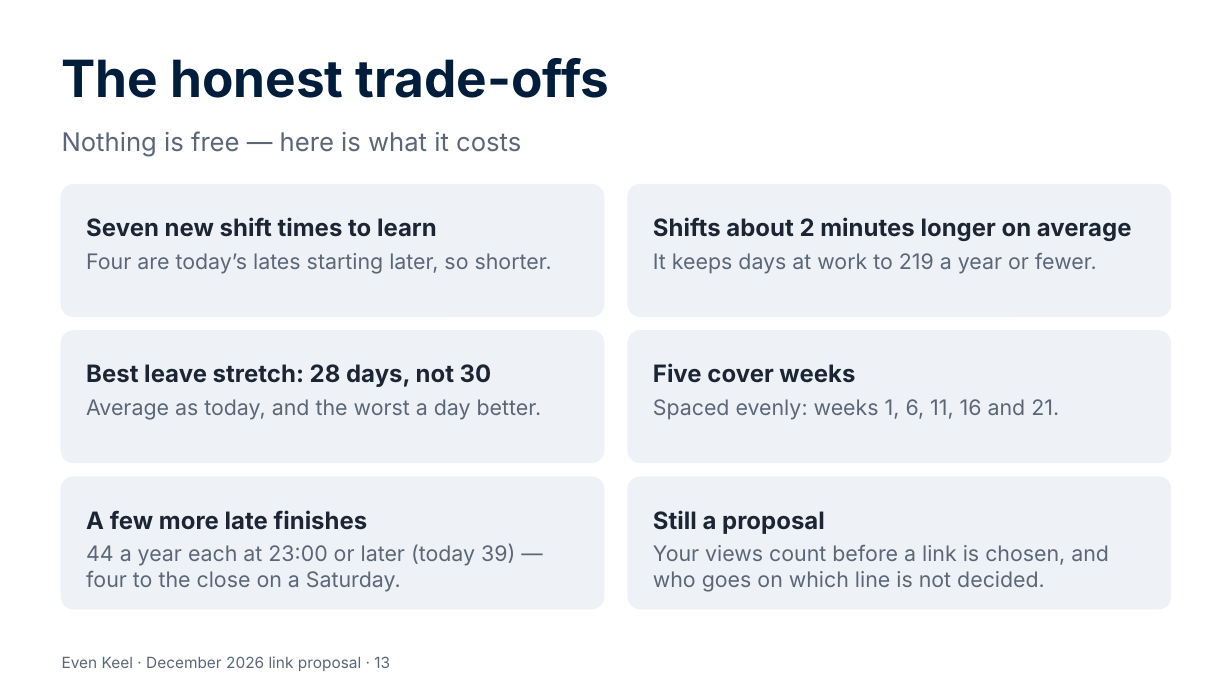
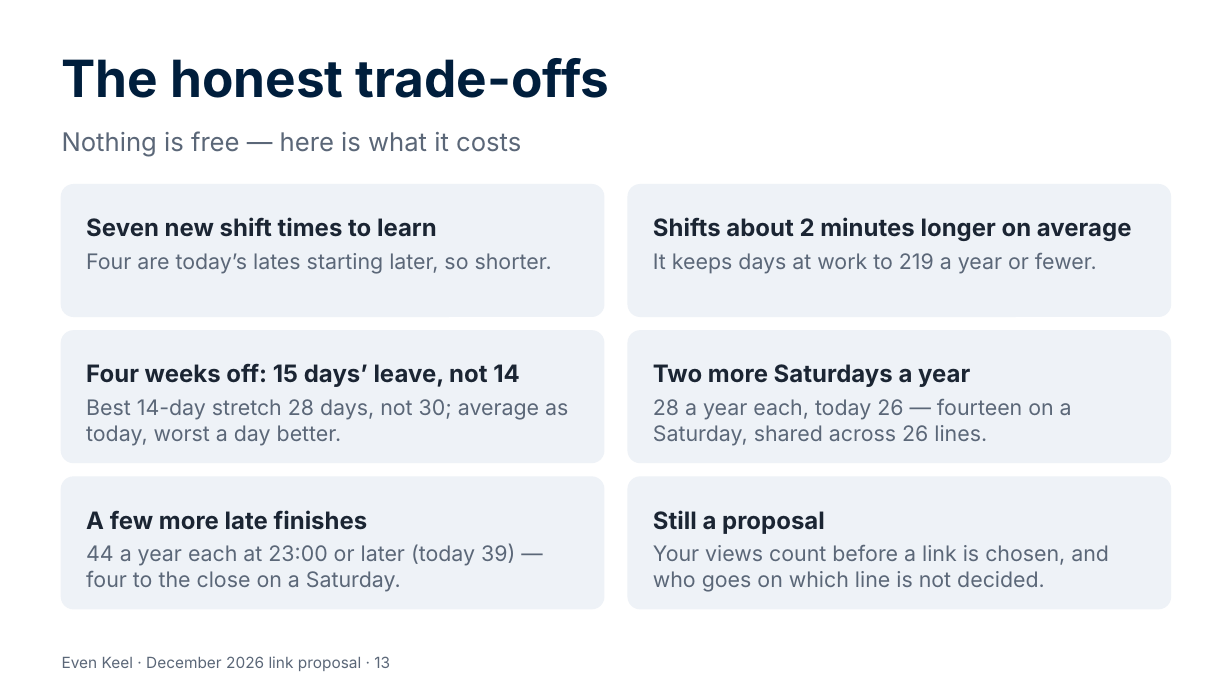
Before and after one commit to Garethdavidmiller/roster-app, a slide deck: slide 13 of docs/links-26/presentations/Even-Keel-for-colleagues.pptx. Drawn at 1232x693 pixels with LibreOffice and Linux fonts; fonts in the diff are those of the drawing. Boxes give left, top, right and bottom in pixels: in the first picture for what was removed or moved away, otherwise in the second. Text is boxed around its words. In the diff, an @@ line names an element or a change of style, - is before the commit and + after.

```diff
--- a/docs/links-26/presentations/Even-Keel-for-colleagues.pptx
+++ b/docs/links-26/presentations/Even-Keel-for-colleagues.pptx
@@ text at bbox=[86, 363, 520, 387]: text changed @@
-Best leave stretch: 28 days, not 30
+Four weeks off: 15 days’ leave, not 14
@@ text at bbox=[653, 364, 970, 387]: text changed @@
-Five cover weeks
+Two more Saturdays a year
@@ text at bbox=[86, 399, 568, 446]: text changed @@
-Average as today, and the worst a day better.
+Best 14-day stretch 28 days, not 30; average as today, worst a day better.
@@ text at bbox=[653, 399, 1072, 446]: text changed @@
-Spaced evenly: weeks 1, 6, 11, 16 and 21.
+28 a year each, today 26 — fourteen on a Saturday, shared across 26 lines.
```
Also in this commit, not shown: 5 other slides changed, 1 slide added, 1 slide removed, 21 other files.
